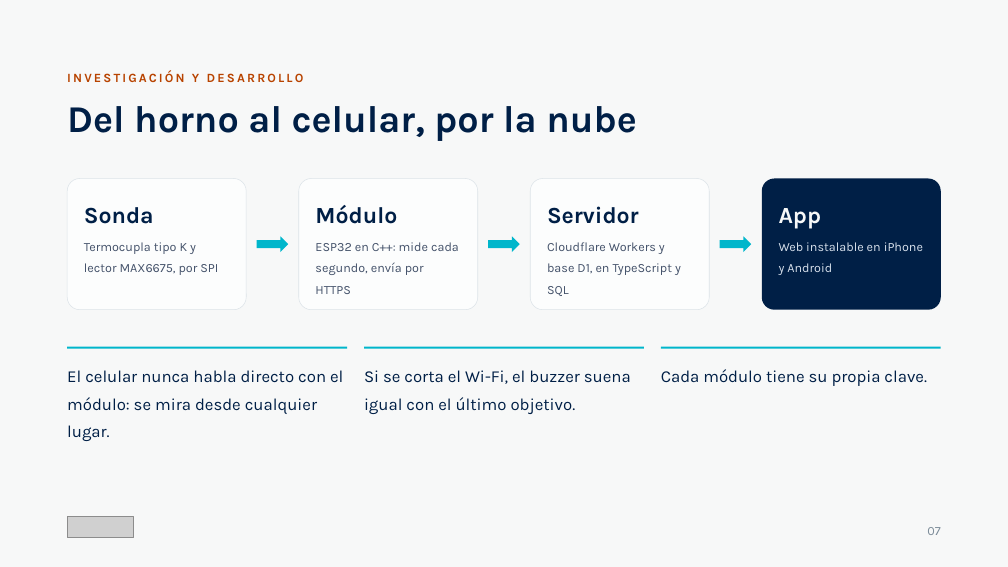
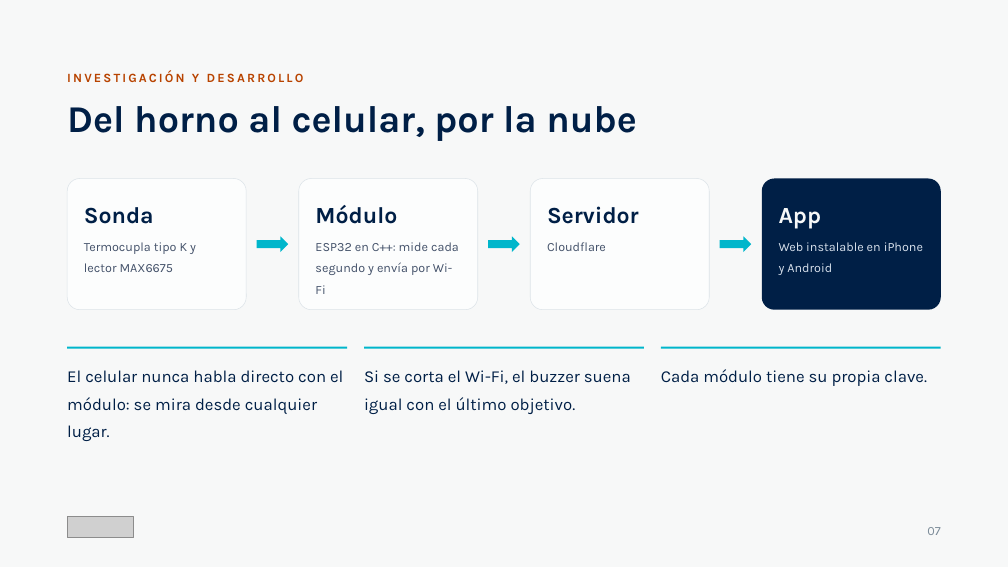
Before and after one commit to Code7C26/TermaLab, a slide deck: slide 7 of entregables/Pitch_Final_TermaLab.pptx. Drawn at 1008x567 pixels with LibreOffice and Linux fonts; fonts in the diff are those of the drawing; grey boxes stand for pictures. Boxes give left, top, right and bottom in pixels: in the first picture for what was removed or moved away, otherwise in the second. Text is boxed around its words. In the diff, an @@ line names an element or a change of style, - is before the commit and + after.

```diff
--- a/entregables/Pitch_Final_TermaLab.pptx
+++ b/entregables/Pitch_Final_TermaLab.pptx
@@ text at (84, 242, 196, 272): text changed @@
-Termocupla tipo K y lector MAX6675, por SPI
+Termocupla tipo K y lector MAX6675
@@ text at (315, 242, 459, 294): text changed @@
-ESP32 en C++: mide cada segundo, envía por HTTPS
+ESP32 en C++: mide cada segundo y envía por Wi-Fi
@@ text at (547, 242, 606, 251): text changed @@
-Cloudflare Workers y base D1, en TypeScript y SQL
+Cloudflare
```
Also in this commit, not shown: 2 other slides changed, 5 other files.
